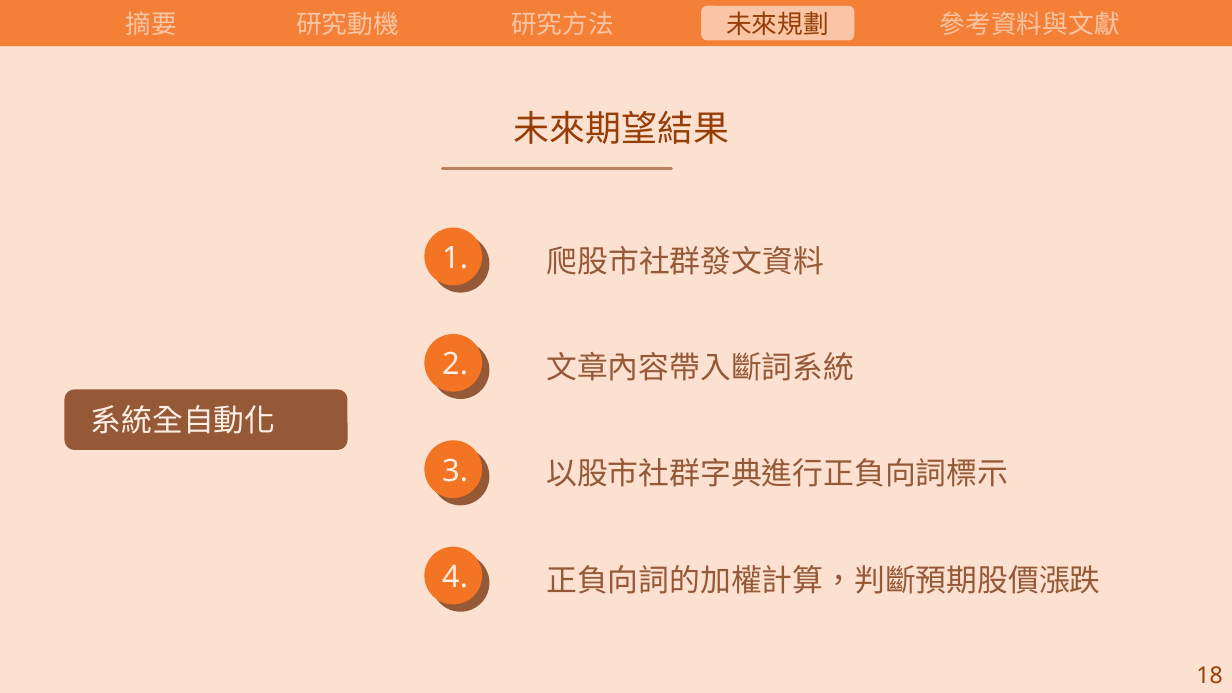
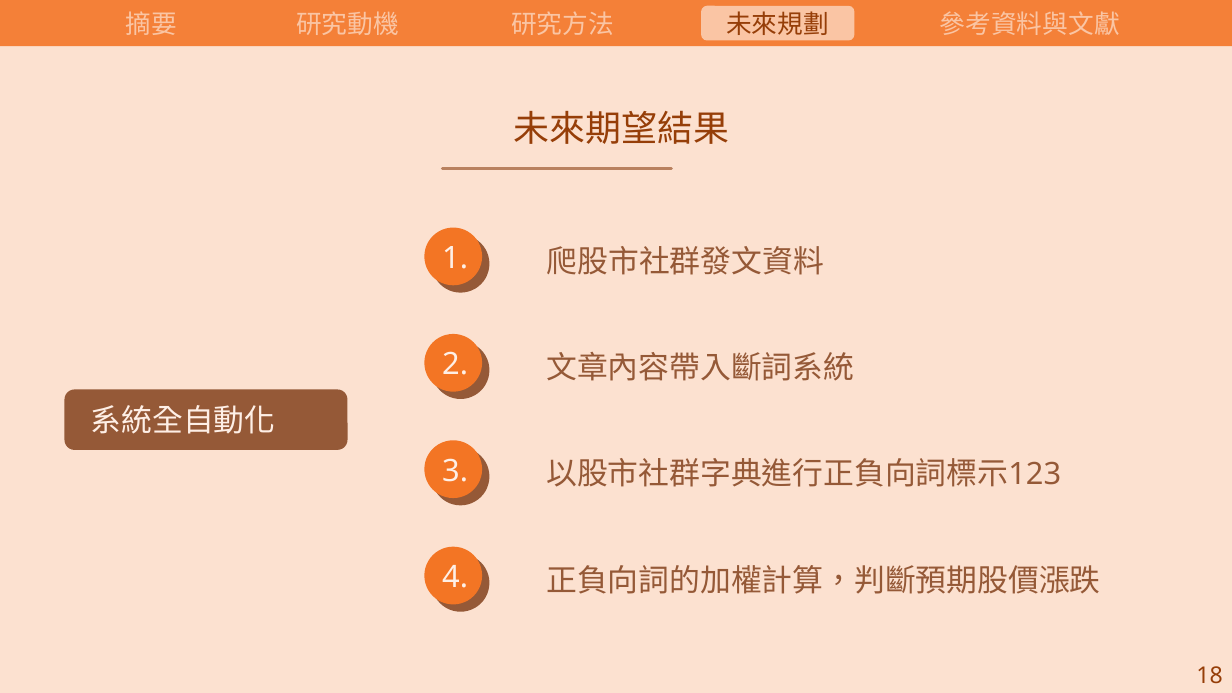
Before and after one commit to carina419/NTUST, a slide deck: slide 22 of 112-2/MI6006701 研究方法/研究方法期末報告.pptx (slide 27 before the commit). Drawn at 1232x693 pixels with LibreOffice and Linux fonts; fonts in the diff are those of the drawing. Boxes give left, top, right and bottom in pixels: in the first picture for what was removed or moved away, otherwise in the second. Text is boxed around its words. In the diff, an @@ line names an element or a change of style, - is before the commit and + after.

```diff
--- a/112-2/MI6006701 研究方法/研究方法期末報告.pptx
+++ b/112-2/MI6006701 研究方法/研究方法期末報告.pptx
@@ text at box(546, 458, 1061, 487): text changed @@
-以股市社群字典進行正負向詞標示
+以股市社群字典進行正負向詞標示123
```
Also in this commit, not shown: 9 other slides changed, 6 slides added, 17 slides removed, 1 other file.
